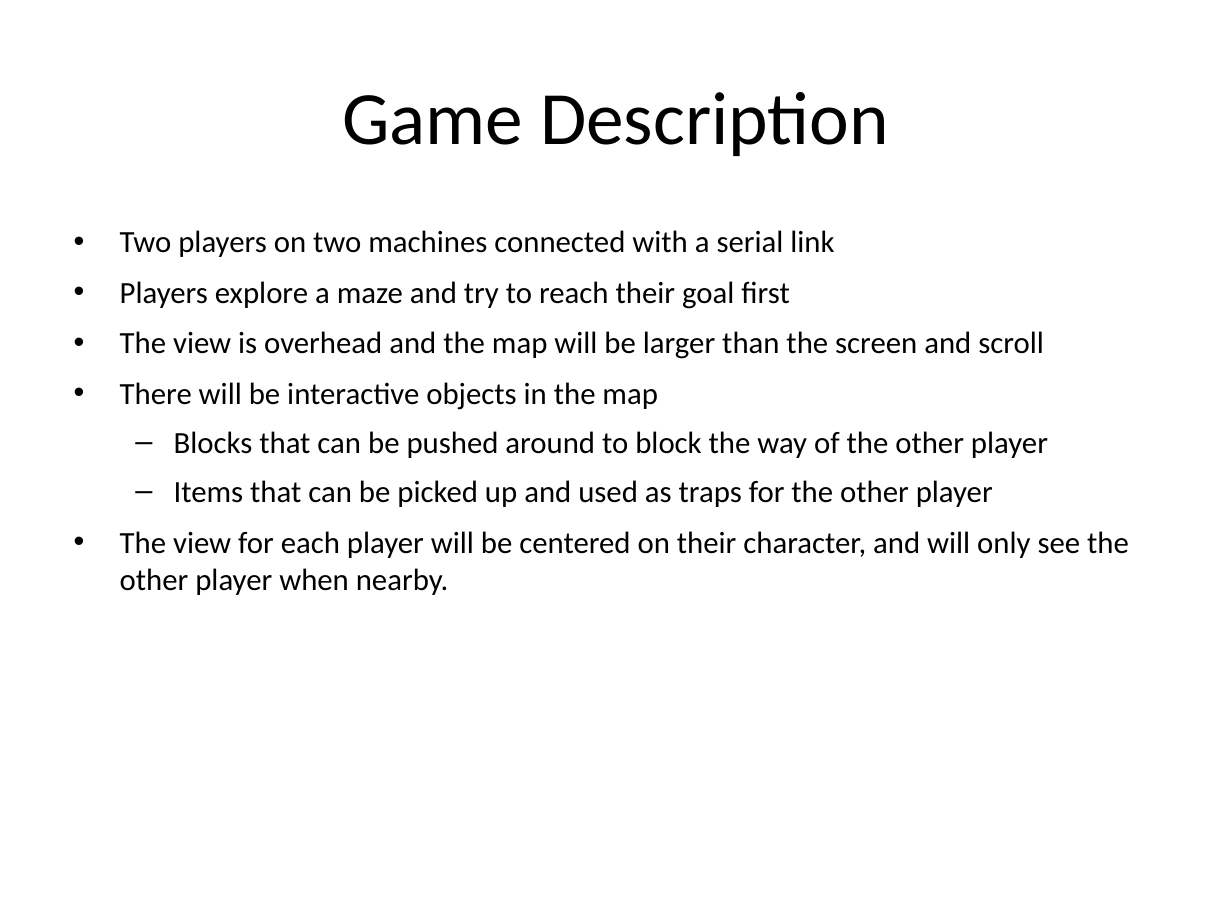
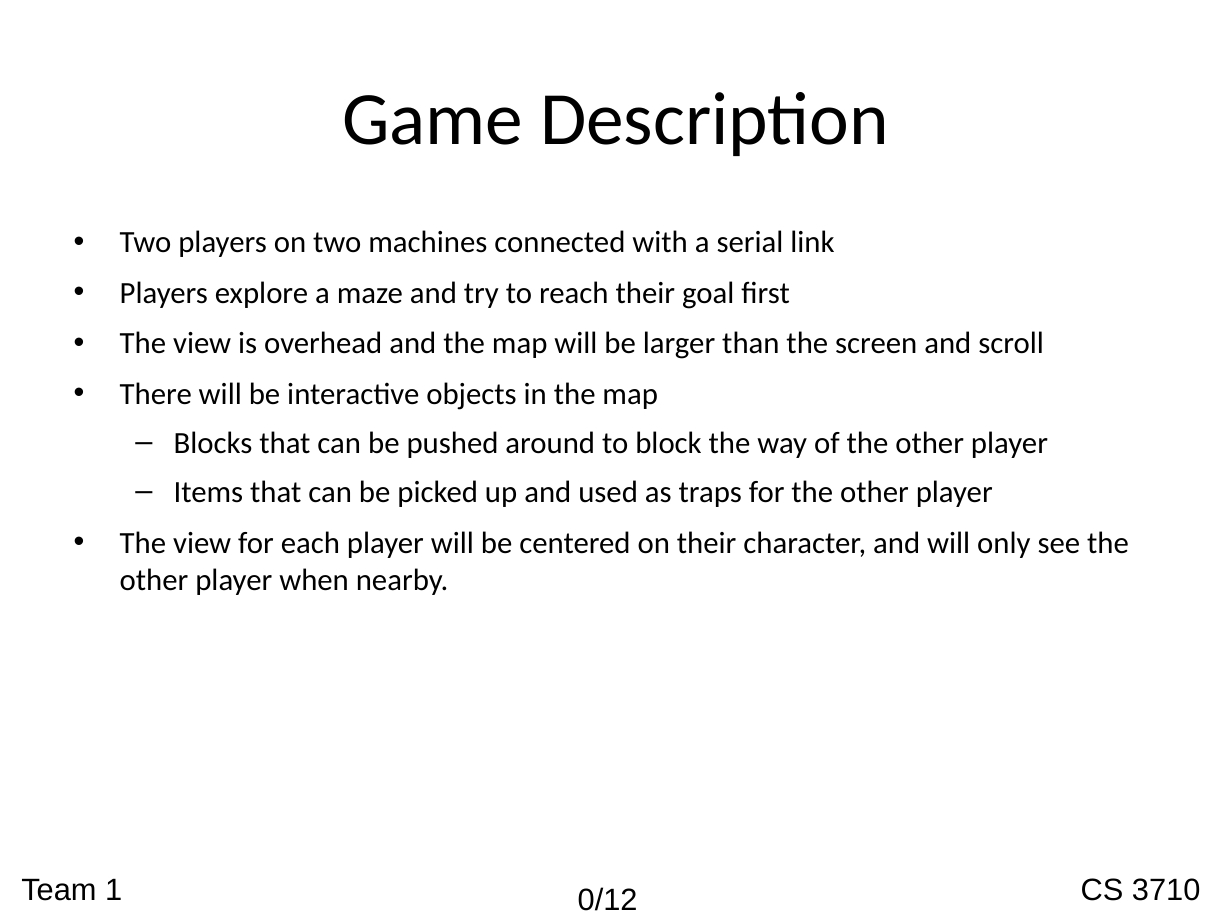
Before and after one commit to nachtluce/3710-Project, a slide deck: slide 2 of documentation/cs3710_presentation.ppt (slide 14 before the commit). Drawn at 1232x924 pixels with LibreOffice and Linux fonts; fonts in the diff are those of the drawing; background and template pictures are left out. Boxes give left, top, right and bottom in pixels: in the first picture for what was removed or moved away, otherwise in the second. Text is boxed around its words. In the diff, an @@ line names an element or a change of style, - is before the commit and + after.

```diff
--- a/documentation/cs3710_presentation.ppt
+++ b/documentation/cs3710_presentation.ppt
@@ text added at <box>21,878,122,901</box>, 18 pt, text #000000 @@
+Team 1
@@ text added at <box>578,887,638,911</box>, 18 pt, text #000000 @@
+0/12
@@ text added at <box>1081,878,1200,901</box>, 18 pt, text #000000 @@
+CS 3710
```
Also in this commit, not shown: 2 other slides changed, 18 other files.
